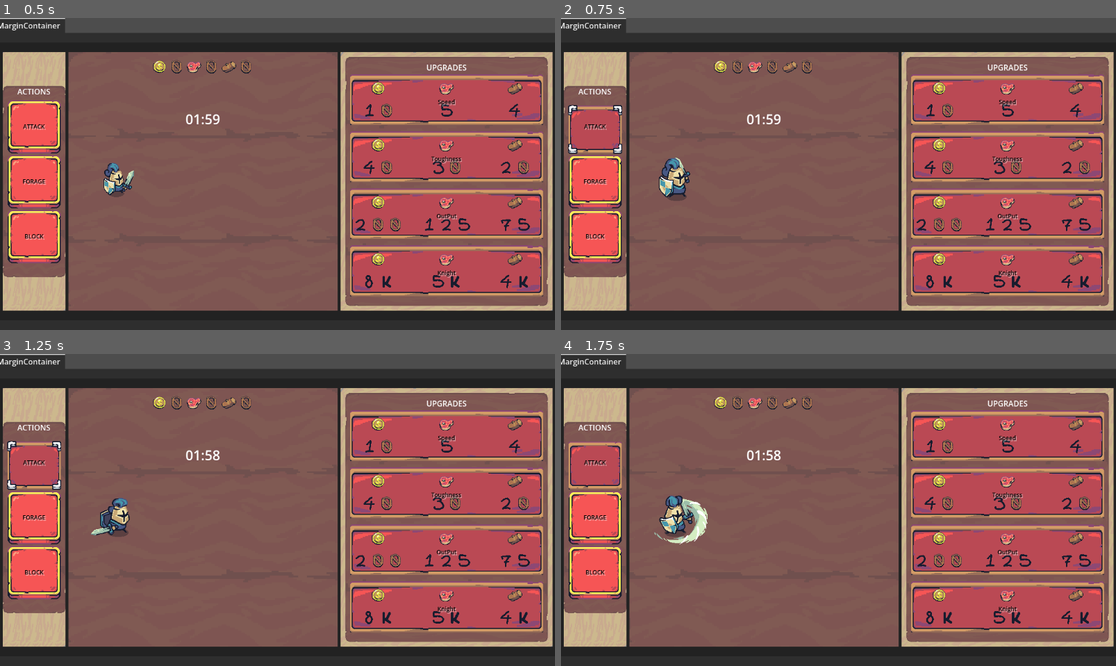
Above: before the commit, frames 1-4 (two rows, left to right).
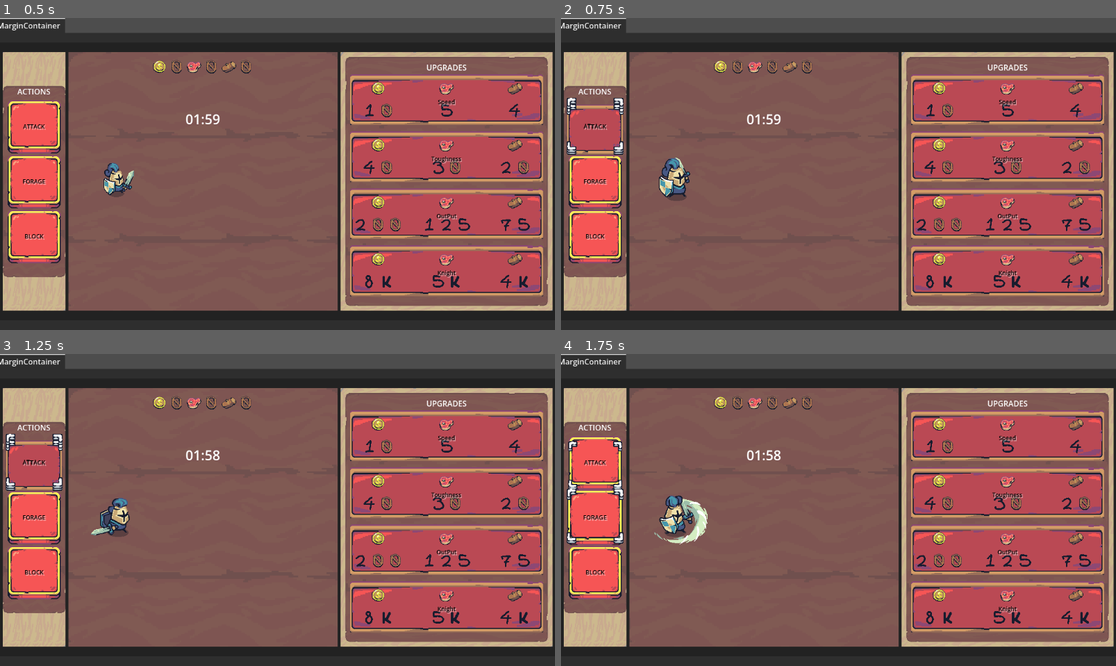
Above: after the commit, the same moments.

Repository: pedropple-droid/Incremental_Knight
Game: Godot game, scene res://scenes/main.tscn
The game is run twice, just before and just after one commit, with the same random seed, the same clock (stepped at 60 frames per second) and the same inputs.
Inputs (mouse positions are in pixels of both pictures, inside the frame that each line leads up to):
- Up to frame 1 (0.5 s): no input
- Up to frame 2 (0.75 s): click (594, 127) at 0.5 s
- Up to frame 3 (1.25 s): no input
- Up to frame 4 (1.75 s): click (594, 516) at 1.25 s

Frame 1 is identical in both runs. In frame 2, 0.7% of the frame differs, in the area x 1-12%, y 25-44%; in frame 3, 0.7%; in frame 4, 2.3%, in the area x 1-12%, y 26-62%.

Commit message:
0.1.1.5.8.5
daily update
still stuck at hovering buttons
i'm feeling dreadful for the amount of work ahead of me, oh god, i swear i will do this, i can do this

Diff:
--- a/Scripts/main.gd
+++ b/Scripts/main.gd
@@ -47,8 +47,6 @@
 const WOODDOT = preload("uid://cuhmaq0a2nrtr")
 const WOODK = preload("uid://c7l2phebs2ogq")
 const WOODM = preload("uid://psqabx6t4f86")
-
-
 
 enum ResourceType {
 	WOOD,
@@ -333,7 +331,7 @@
 	action_controller.request_action(ActionController.ActionType.BLOCK)
 
 func _on_action_changed(action: ActionController.ActionType) -> void:
-	_update_action_visuals(action)
+	_update_action_visuals(action, true)
 	_play_action_animation(action)
 
 func _play_action_animation(action: ActionController.ActionType) -> void:
@@ -350,84 +348,88 @@
 func _on_animation_finished(anim_name: StringName) -> void:
 	action_controller.animation_finished()
 
-func _update_action_visuals(action: ActionController.ActionType) -> void:
+func _update_action_visuals(action: ActionController.ActionType, toggle) -> void:
 	_reset_all_action_patches()
 
-	match action:
-		ActionController.ActionType.ATTACK:
-			attack_9p_rect.texture = SMALL_RED_SQUARE_BUTTON_PRESSED
-			attack_chosen.visible = true
-
-		ActionController.ActionType.FORAGE:
-			forage_9p_rect.texture = SMALL_RED_SQUARE_BUTTON_PRESSED
-			forage_chosen.visible = true
-
-		ActionController.ActionType.BLOCK:
-			block_9p_rect.texture = SMALL_RED_SQUARE_BUTTON_PRESSED
-			block_chosen.visible = true
+	if toggle:
+		match action:
+			ActionController.ActionType.ATTACK:
+				attack_9p_rect.texture = SMALL_RED_SQUARE_BUTTON_PRESSED
+				attack_chosen.visible = true
+
+			ActionController.ActionType.FORAGE:
+				forage_9p_rect.texture = SMALL_RED_SQUARE_BUTTON_PRESSED
+				forage_chosen.visible = true
+
+			ActionController.ActionType.BLOCK:
+				block_9p_rect.texture = SMALL_RED_SQUARE_BUTTON_PRESSED
+				block_chosen.visible = true
+	else:
+		match action:
+			ActionController.ActionType.ATTACK:
+				attack_choosing.visible = false
+
+			ActionController.ActionType.FORAGE:
+				forage_choosing.visible = false
+
+			ActionController.ActionType.BLOCK:
+				block_choosing.visible = false
 
 func _reset_all_action_patches():
 	attack_9p_rect.texture = SMALL_RED_SQUARE_BUTTON_REGULAR
 	forage_9p_rect.texture = SMALL_RED_SQUARE_BUTTON_REGULAR
 	block_9p_rect.texture = SMALL_RED_SQUARE_BUTTON_REGULAR
 
-	attack_chosen.visible = false
-	forage_chosen.visible = false
-	block_chosen.visible = false
-
 func _on_attack_mouse_entered() -> void:
-	refresh_action_panels(true)
+	hovered_action = ActionController.ActionType.ATTACK
+	_update_action_visuals(hovered_action, false)
+	refresh_action_panels(true, attack, CURSOR_02, attack_choosing)
 
 func _on_attack_mouse_exited() -> void:
-	refresh_action_panels(false)
+	hovered_action = ActionController.ActionType.IDLE
+	_update_action_visuals(hovered_action, false)
+	refresh_action_panels(false, attack, CURSOR_01, attack_choosing)
 
 func _on_forage_mouse_entered() -> void:
-	refresh_action_panels(true)
+	hovered_action = ActionController.ActionType.FORAGE
+	refresh_action_panels(true, forage, CURSOR_02, forage_choosing)
 
 func _on_forage_mouse_exited() -> void:
-	refresh_action_panels(false)
+	hovered_action = ActionController.ActionType.IDLE
+	refresh_action_panels(false, forage, CURSOR_01, forage_choosing)
 
 func _on_block_mouse_entered() -> void:
-	refresh_action_panels(true)
+	hovered_action = ActionController.ActionType.BLOCK
+	refresh_action_panels(true, block, CURSOR_02, block_choosing)
 
 func _on_block_mouse_exited() -> void:
-	refresh_action_panels(false)
-
-func refresh_action_panels(hovering):
-	var button: Button
-
-	for p in [attack_choosing, forage_choosing, block_choosing]:
-		p.visible = false
-
-	for p in [attack_chosen, forage_chosen, block_chosen]:
-		p.visible = false
-
-	match chosen_action:
-		ActionController.ActionType.ATTACK:
-			button = attack
-		ActionController.ActionType.FORAGE:
-			button = forage
-		ActionController.ActionType.BLOCK:
-			button = block
-
+	hovered_action = ActionController.ActionType.IDLE
+	refresh_action_panels(false, block, CURSOR_01, block_choosing)
+
+func refresh_action_panels(hovering, button, texture, panel1):
 	var tween = get_tree().create_tween()
 	var vector_hover_in := Vector2(1.05, 1.05)
 	var vector_hover_out := Vector2(1, 1)
 	var vector_position_adjust := Vector2(-3, -3)
+	@warning_ignore("int_as_enum_without_cast", "int_as_enum_without_match")
+	Input.set_custom_mouse_cursor(texture, 0, Vector2(23, 23))
+
 	if hovering:
+		panel1.visible = true
 		tween.tween_property(
 			button,
 			"scale",
 			vector_hover_in,
-			0.2
+			0.05
 	)
 		tween.parallel().tween_property(
 			button,
 			"position",
 			vector_position_adjust,
-			0.2
+			0.05
 		)
 	else:
+		panel1.visible = false
 		tween.tween_property(
 			button,
 			"scale",
@@ -440,7 +442,6 @@
 			Vector2(0, 0),
 			0.1
 		)
-
 
 # =========== UPGRADE ============
 func update_all_upgrade_patches() -> void:
